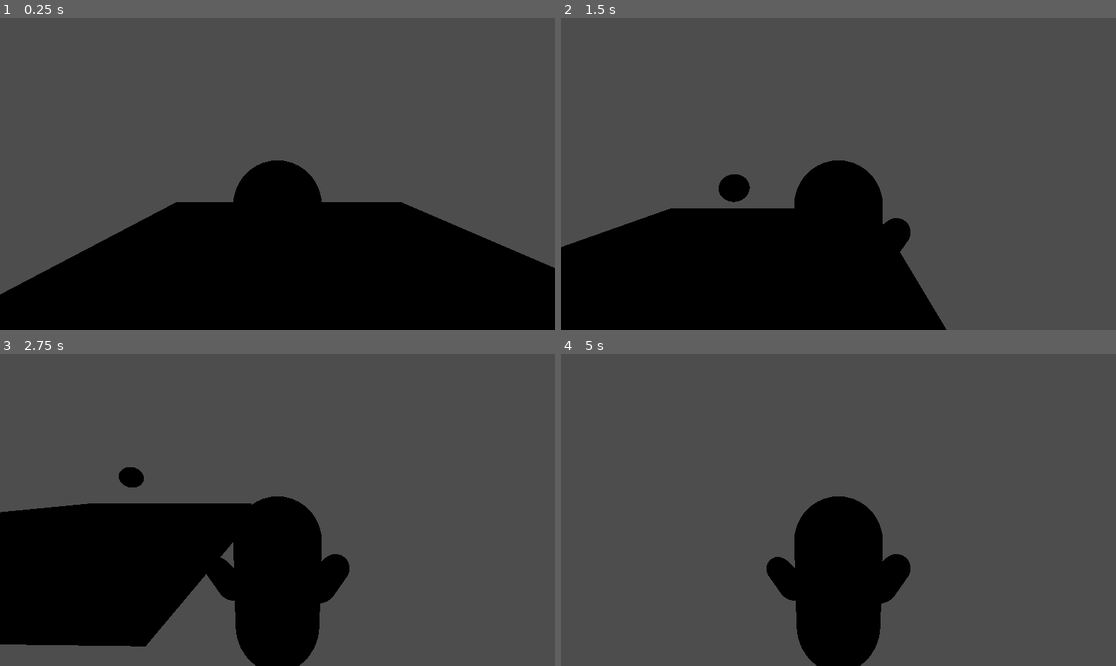
Above: before the commit, frames 1-4 (two rows, left to right).
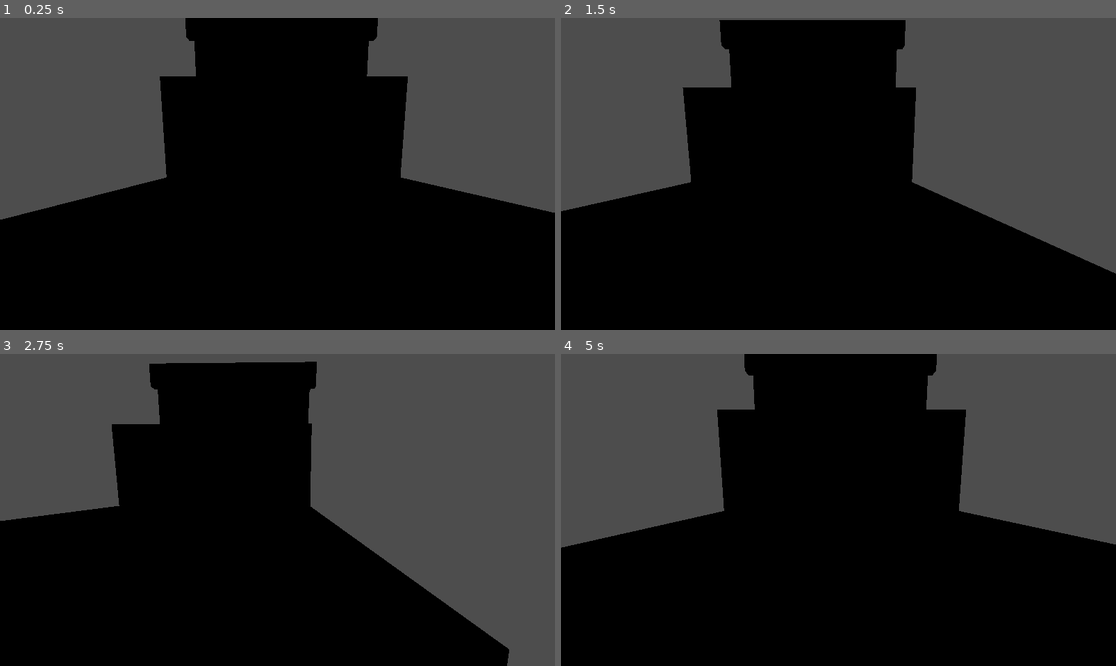
Above: after the commit, the same moments.

Repository: Rayvet24/Movimiento-3d-y-Grayboxing
Game: Godot game, scene res://Nivel.tscn
The game is run twice, just before and just after one commit, with the same random seed, the same clock (stepped at 60 frames per second) and the same inputs.
Inputs:
- Up to frame 1 (0.25 s): no input
- Up to frame 2 (1.5 s): hold D (Right) 0.53-1.28 s; tap Left (Rotate cam left) at 0.6 s; tap Space (Jump) at 0.77 s; hold S (Down) from 1.28 s (still down); tap Right (Rotate cam right) at 1.35 s
- Up to frame 3 (2.75 s): tap Space (Jump) at 1.52 s; release S (Down) at 2.03 s; hold D (Right) from 2.03 s (still down); tap Left (Rotate cam left) at 2.1 s
- Up to frame 4 (5 s): release D (Right) at 2.78 s; hold W (Up) 2.78-3.53 s; tap Right (Rotate cam right) at 2.85, 4.35 s; tap Space (Jump) at 3.02, 3.77, 4.52 s; hold A (Left) from 3.53 s (still down); tap Left (Rotate cam left) at 3.6 s

The runs differ from the first frame. In frame 1, 30% of the frame differs, in the area x 0-100%, y 0-89%; in frame 2, 34%; in frame 3, 29%; in frame 4, 58%, in the area x 0-100%, y 0-100%.

Commit message:
nivel basico con todos sus elementos

Diff:
--- /dev/null
+++ b/2new_standard_material_3d.tres
@@ -0,0 +1,7 @@
+[gd_resource type="StandardMaterial3D" format=3 uid="uid://upxt2ri5gkgl"]
+
+[ext_resource type="Texture2D" uid="uid://bouur2il7kcs6" path="res://texture_02.png" id="1_ufcwj"]
+
+[resource]
+albedo_color = Color(1.2742168, 1.2742168, 1.2742168, 1)
+albedo_texture = ExtResource("1_ufcwj")
--- a/Nivel.tscn
+++ b/Nivel.tscn
@@ -1,22 +1,51 @@
 [gd_scene format=3 uid="uid://dp7xw72pgxgm8"]
 
-[ext_resource type="Texture2D" uid="uid://dobxy7ked8v8t" path="res://texture_09.png" id="1_xigpd"]
+[ext_resource type="Material" uid="uid://dt175jladk0wm" path="res://new_standard_material_3d.tres" id="1_0b6j0"]
 [ext_resource type="PackedScene" uid="uid://bexfo4xpyxrlv" path="res://Personaje.tscn" id="2_8g3sk"]
+[ext_resource type="Material" uid="uid://upxt2ri5gkgl" path="res://2new_standard_material_3d.tres" id="2_spw24"]
 [ext_resource type="PackedScene" uid="uid://bglc27rrgj7xd" path="res://moneda.tscn" id="3_c4cy6"]
 
-[sub_resource type="StandardMaterial3D" id="StandardMaterial3D_8g3sk"]
-albedo_texture = ExtResource("1_xigpd")
+[node name="Nivel" type="Node3D" unique_id=2140903214]
 
-[node name="CSGCombiner3D" type="CSGCombiner3D" unique_id=931795257]
+[node name="Grayboxing" type="CSGCombiner3D" parent="." unique_id=931795257]
 use_collision = true
 
-[node name="CSGBox3D" type="CSGBox3D" parent="." unique_id=1479840125]
-transform = Transform3D(1, 0, 0, 0, 1, 0, 0, 0, 1, 0.5, 0, -1.5)
-size = Vector3(10, 1, 10)
-material = SubResource("StandardMaterial3D_8g3sk")
+[node name="CSGBox3D" type="CSGBox3D" parent="Grayboxing" unique_id=1479840125]
+transform = Transform3D(1.9499999, 0, 0, 0, 1, 0, 0, 0, 1, 0.5, 0, -5.5)
+size = Vector3(10, 1, 18)
+material = ExtResource("1_0b6j0")
+
+[node name="CSGBox3D2" type="CSGBox3D" parent="Grayboxing" unique_id=1717523267]
+transform = Transform3D(1.9499999, 0, 0, 0, 1, 0, 0, 0, 1, 0.5, 4, -15)
+size = Vector3(10, 9, 1)
+material = ExtResource("2_spw24")
+
+[node name="CSGBox3D3" type="CSGBox3D" parent="Grayboxing" unique_id=902774379]
+transform = Transform3D(1.9499999, 0, 0, 0, 1, 0, 0, 0, 1, 0.5, 8, -20)
+size = Vector3(10, 1, 9)
+material = ExtResource("1_0b6j0")
+
+[node name="CSGBox3D4" type="CSGBox3D" parent="Grayboxing" unique_id=374525831]
+transform = Transform3D(1.9499999, 0, 0, 0, 1, 0, 0, 0, 1, 0.5, 12, -25)
+size = Vector3(11, 9, 1)
+material = ExtResource("2_spw24")
+
+[node name="CSGBox3D5" type="CSGBox3D" parent="Grayboxing" unique_id=2007663709]
+transform = Transform3D(1.9499999, 0, 0, 0, 1, 0, 0, 0, 1, 0.5, 18, -25)
+size = Vector3(12, 3, 1)
+
+[node name="CSGBox3D6" type="CSGBox3D" parent="Grayboxing" unique_id=139081828]
+transform = Transform3D(1.9499999, 0, 0, 0, 1, 0, 0, 0, 1, 0.5, 19, -30)
+size = Vector3(12, 1, 9)
+material = ExtResource("1_0b6j0")
 
 [node name="CharacterBody3D" parent="." unique_id=637575195 instance=ExtResource("2_8g3sk")]
 transform = Transform3D(1, 0, 0, 0, 1, 0, 0, 0, 1, 0, 2, 0)
 
-[node name="Moneda" parent="." unique_id=1464151557 instance=ExtResource("3_c4cy6")]
+[node name="monedas" type="Node3D" parent="." unique_id=231288328]
+
+[node name="Moneda" parent="monedas" unique_id=1464151557 instance=ExtResource("3_c4cy6")]
 transform = Transform3D(1, 0, 0, 0, 1, 0, 0, 0, 1, 0, 2, -4)
+
+[node name="Moneda2" parent="monedas" unique_id=22740217 instance=ExtResource("3_c4cy6")]
+transform = Transform3D(1, 0, 0, 0, 1, 0, 0, 0, 1, 1, 20, -27)
--- /dev/null
+++ b/new_standard_material_3d.tres
@@ -0,0 +1,7 @@
+[gd_resource type="StandardMaterial3D" format=3 uid="uid://dt175jladk0wm"]
+
+[ext_resource type="Texture2D" uid="uid://dobxy7ked8v8t" path="res://texture_09.png" id="1_lquvc"]
+
+[resource]
+albedo_color = Color(0.3974029, 0.39740264, 0.39740267, 1)
+albedo_texture = ExtResource("1_lquvc")
